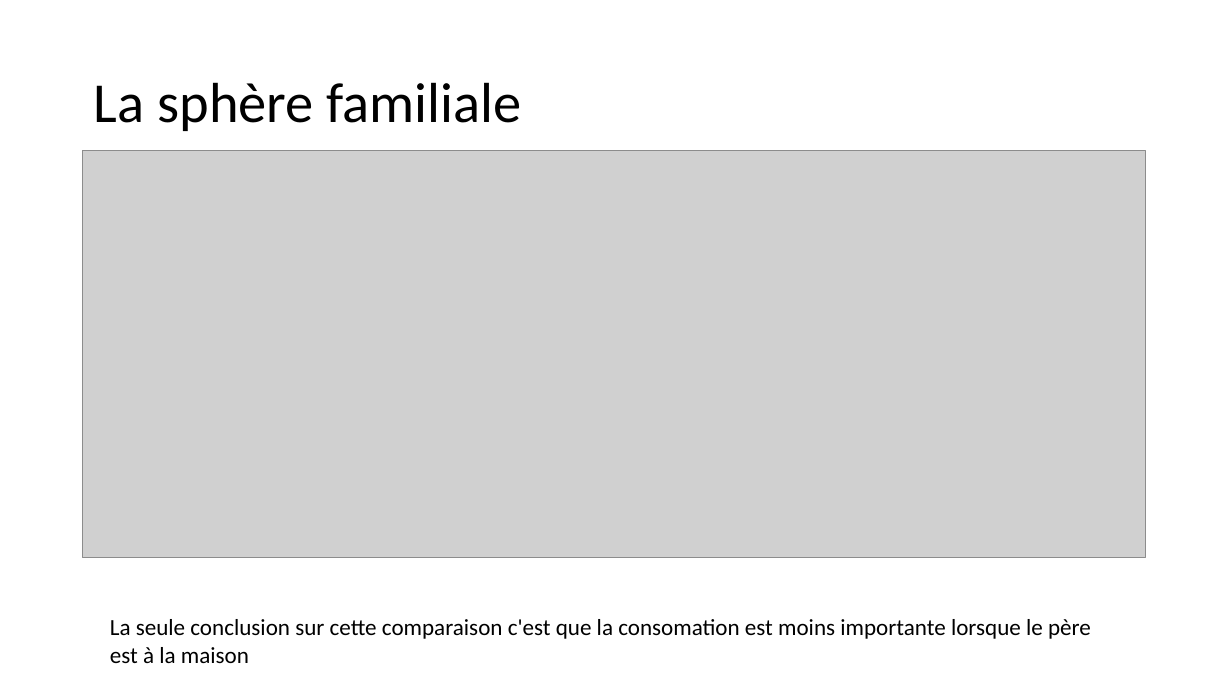
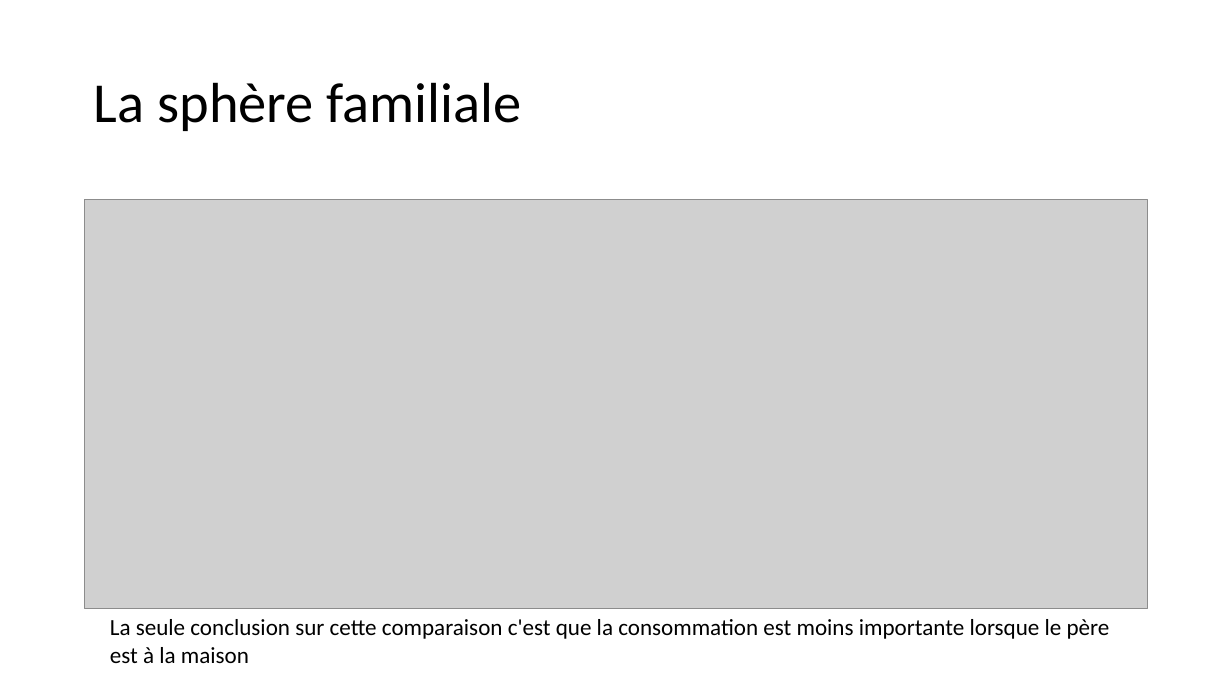
Before and after one commit to QvHub/student_alcohol_consumption, a slide deck: slide 14 of maya_khaled_quentin_alcool_et_jeunes.pptx. Drawn at 1232x693 pixels with LibreOffice and Linux fonts; fonts in the diff are those of the drawing; grey boxes stand for pictures. Boxes give left, top, right and bottom in pixels: in the first picture for what was removed or moved away, otherwise in the second. Text is boxed around its words. In the diff, an @@ line names an element or a change of style, - is before the commit and + after.

```diff
--- a/maya_khaled_quentin_alcool_et_jeunes.pptx
+++ b/maya_khaled_quentin_alcool_et_jeunes.pptx
@@ picture: place and size @@
-picture at (82, 150, 1145, 557)
+picture at (85, 200, 1148, 609)
@@ text at (110, 619, 1110, 663): text changed @@
-La seule conclusion sur cette comparaison c'est que la consomation est moins importante lorsque le père est à la maison
+La seule conclusion sur cette comparaison c'est que la consommation est moins importante lorsque le père est à la maison
```
Also in this commit, not shown: 16 other slides changed.
